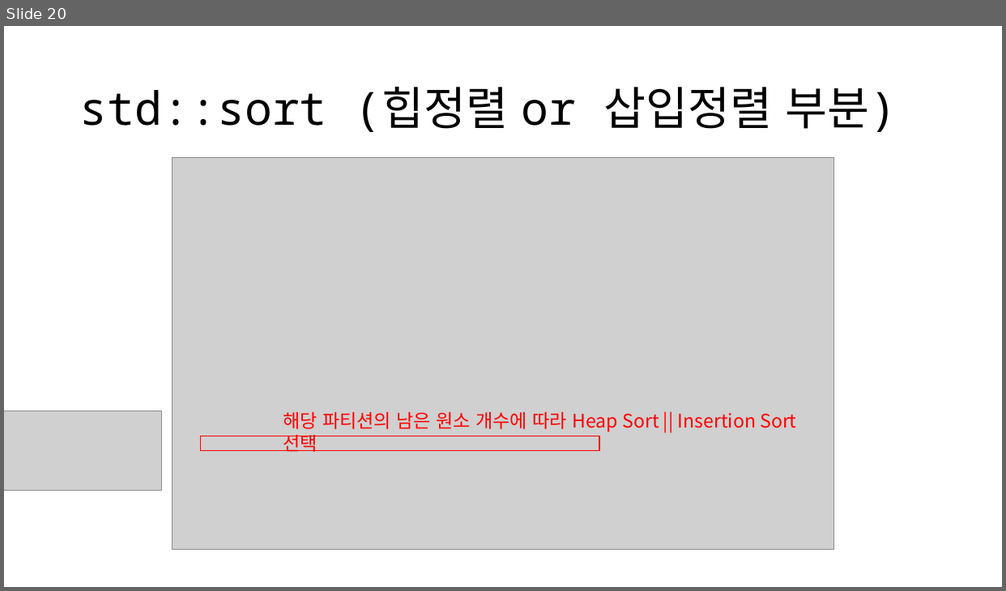
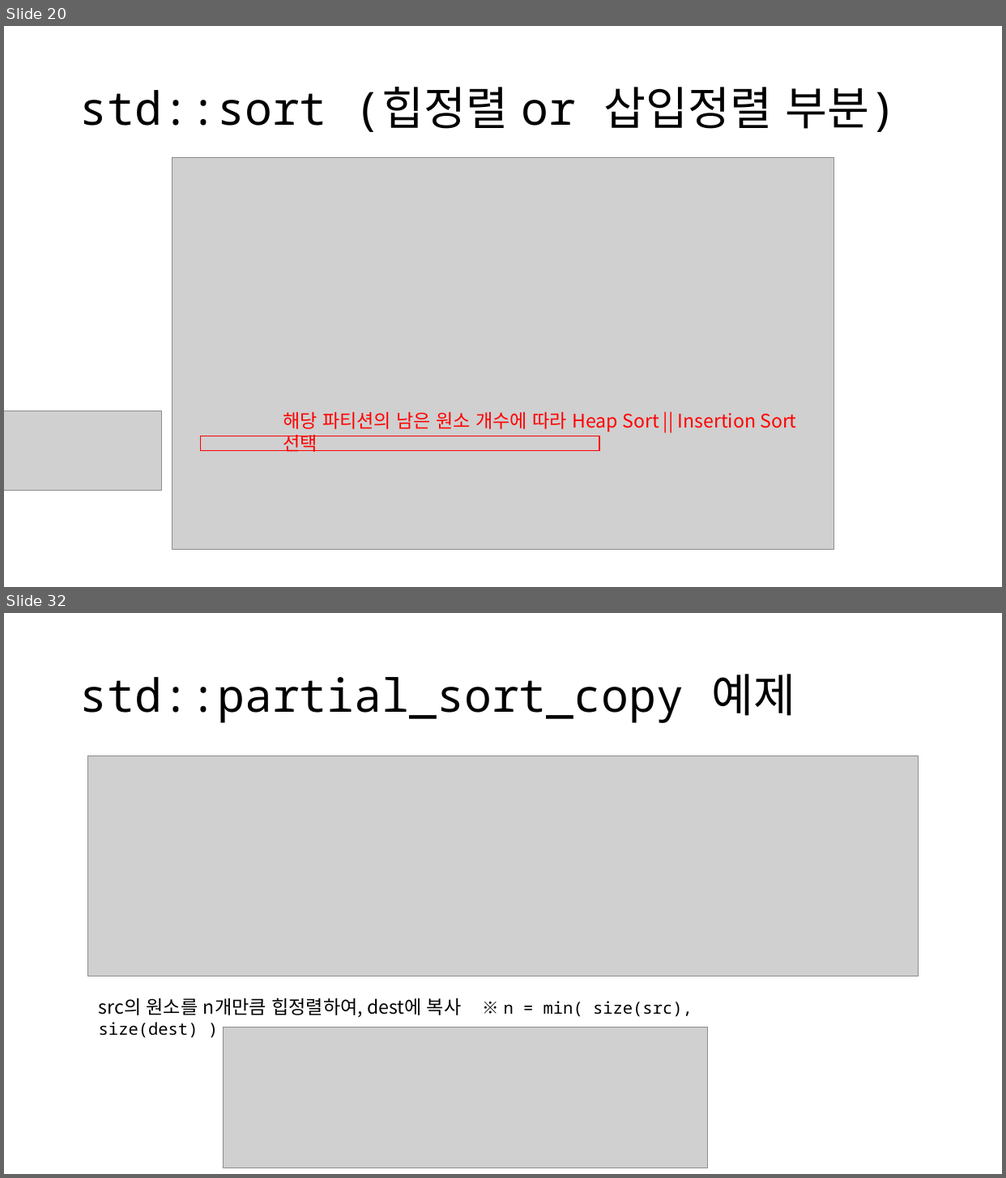
Before and after one commit to OptimizationStudy/Repo2019, a slide deck: opt_study_sorting_operations.pptx. Shown one above the other, each under a label of ours: slide 20 before the commit, slides 20 and 32 after it; the slides between them are not shown. The pictures are 1006x591 and 1006x1178 pixels, drawn with LibreOffice and Linux fonts; fonts in the diff are those of the drawing; grey boxes stand for pictures. Boxes give left, top, right and bottom in pixels: in the first picture for what was removed or moved away, otherwise in the second. Text is boxed around its words. In the diff, an @@ line names an element or a change of style, - is before the commit and + after.

Commit message:
update partial_sort, stable_sort

```diff
--- a/opt_study_sorting_operations.pptx
+++ b/opt_study_sorting_operations.pptx
@@ slide 32 added at (4,613,1002,1174), background #FFFFFF @@
@@ title added at (80,674,796,723), 44 pt, text #000000 @@
+std::partial_sort_copy 예제
@@ picture added at (88,756,918,976) @@
@@ text added at (99,998,692,1017), 16 pt, text #000000 @@
+src의 원소를 n개만큼 힙정렬하여, dest에 복사 ※ n = min( size(src), size(dest) )
@@ picture added at (224,1028,708,1169) @@
```
Also in this commit, not shown: 1 slide changed, 29 other slides added.
